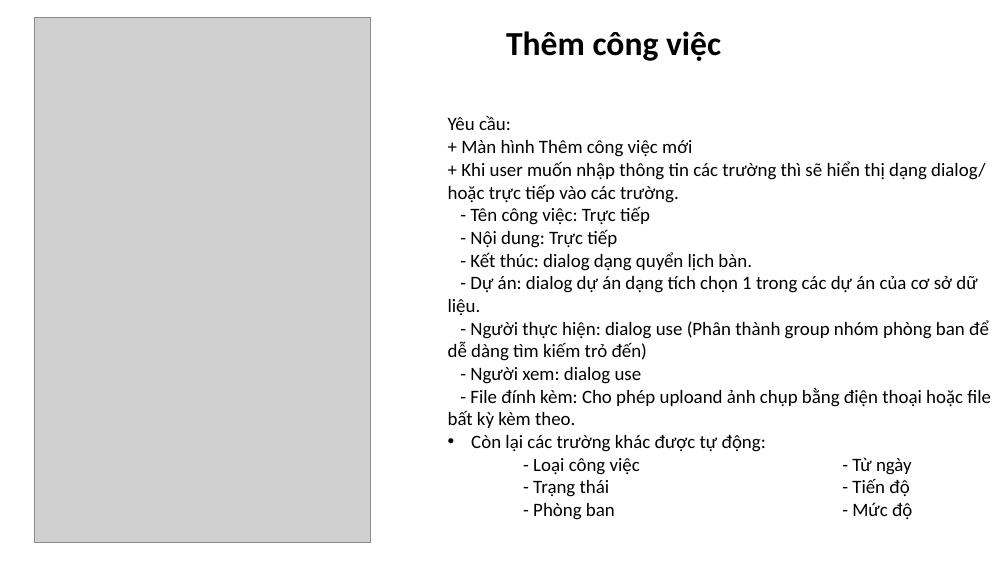
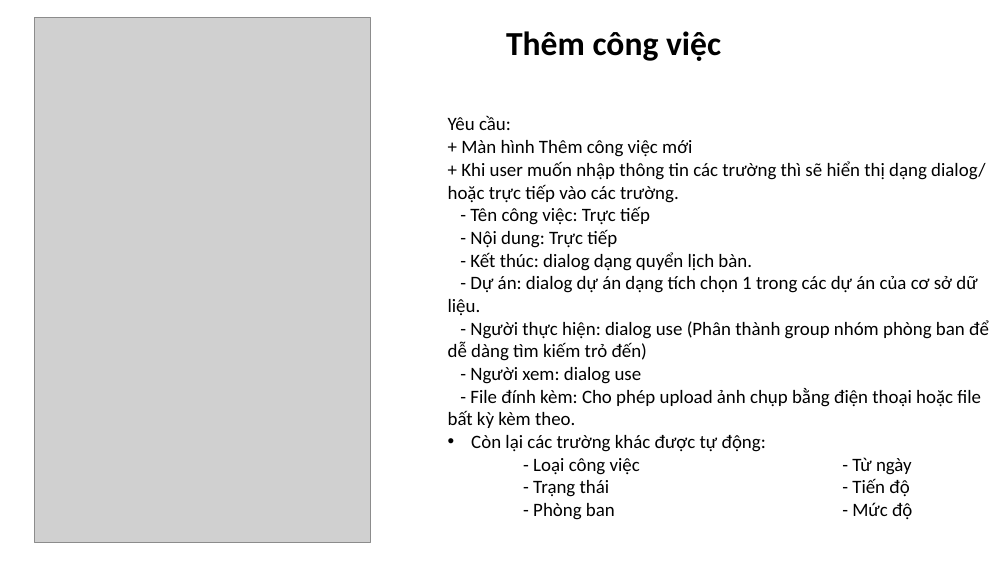
Before and after one commit to DzungHoang/Sicco, a slide deck: slide 14 of Document/1_Req/Sicco_requirement_20141008.pptx. Drawn at 1008x567 pixels with LibreOffice and Linux fonts; fonts in the diff are those of the drawing; grey boxes stand for pictures. Boxes give left, top, right and bottom in pixels: in the first picture for what was removed or moved away, otherwise in the second. Text is boxed around its words. In the diff, an @@ line names an element or a change of style, - is before the commit and + after.

```diff
--- a/Document/1_Req/Sicco_requirement_20141008.pptx
+++ b/Document/1_Req/Sicco_requirement_20141008.pptx
@@ text at (448,388,981,428): text changed @@
-- File đính kèm: Cho phép uploand ảnh chụp bằng điện thoại hoặc file bất kỳ kèm theo.
+- File đính kèm: Cho phép upload ảnh chụp bằng điện thoại hoặc file bất kỳ kèm theo.
```
Also in this commit, not shown: 1 other file.
